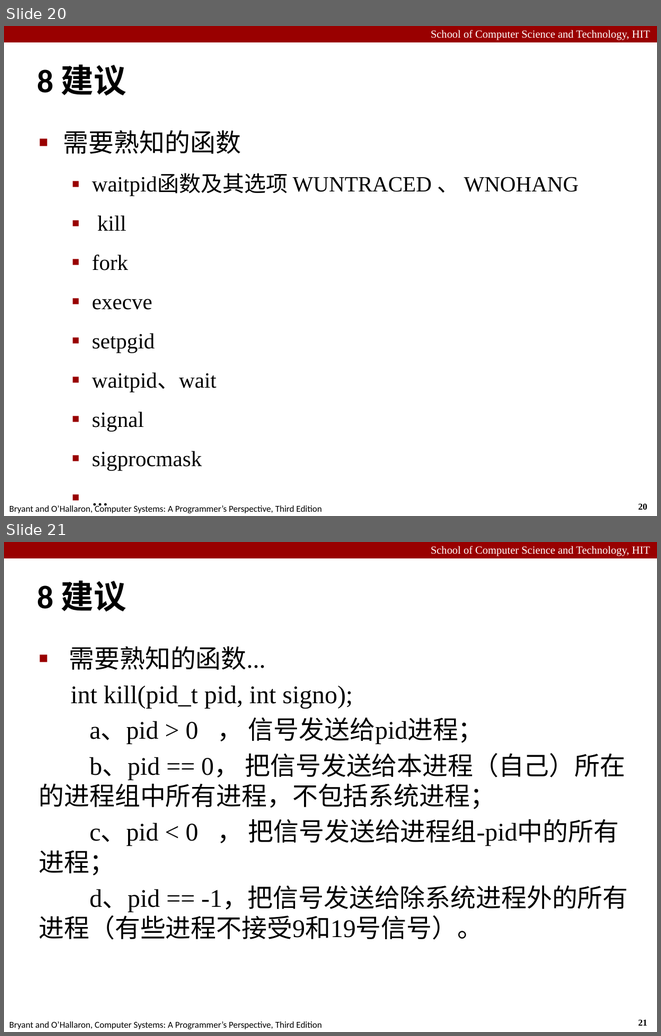
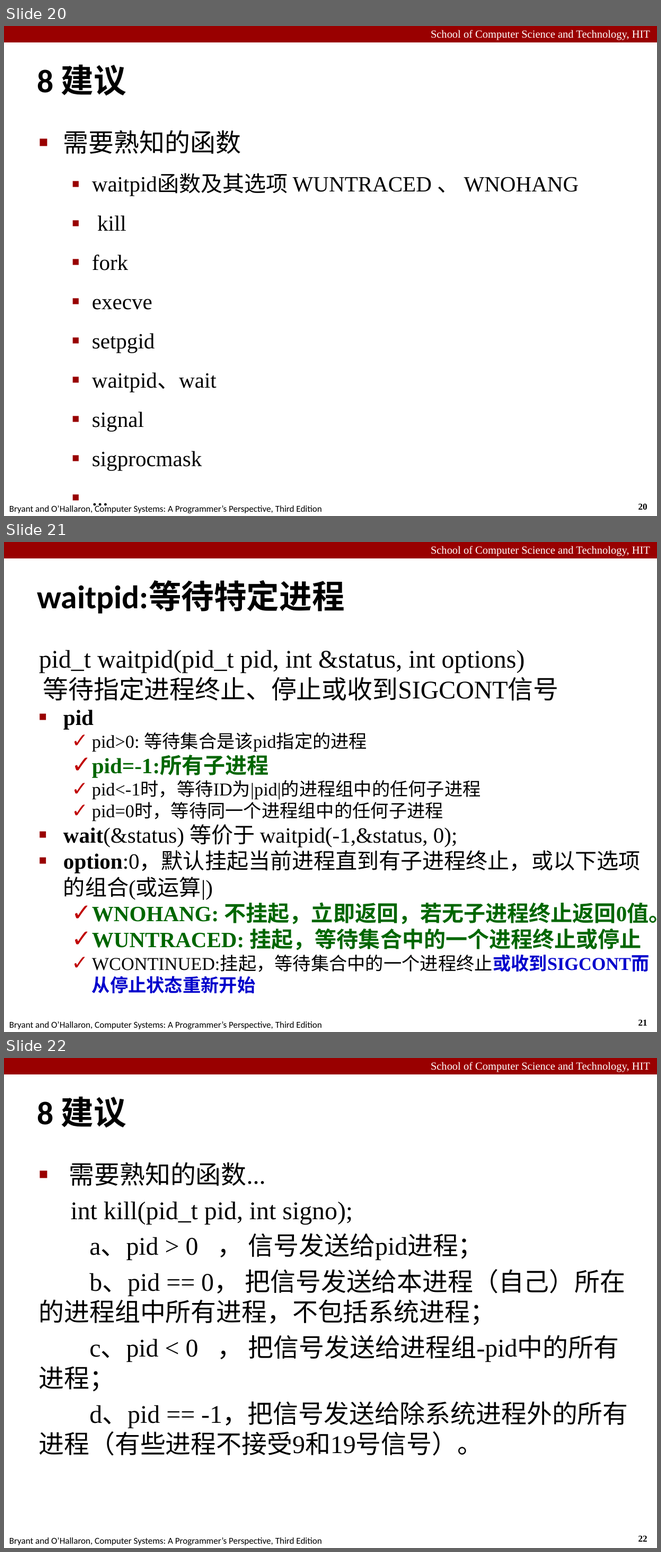
Before and after one commit to cuttingedge191/HITCS-ICS_CSAPP, a slide deck: HIT_Labs/Lab7/Lab7-2021.pptx. Shown one above the other, each under a label of ours: slides 20 and 21 before the commit, slides 20, 21 and 22 after it. The pictures are 661x1036 and 661x1552 pixels, drawn with LibreOffice and Linux fonts; fonts in the diff are those of the drawing. Boxes give left, top, right and bottom in pixels: in the first picture for what was removed or moved away, otherwise in the second. Text is boxed around its words. In the diff, an @@ line names an element or a change of style, - is before the commit and + after.

```diff
--- a/HIT_Labs/Lab7/Lab7-2021.pptx
+++ b/HIT_Labs/Lab7/Lab7-2021.pptx
@@ slide 21 added at [4,542,657,1032], background #FFFFFF; not listed: 4 template elements that a slide beside it also shows @@
@@ title added at [37,581,345,614], 36 pt, text #000000, bold @@
+waitpid:等待特定进程
@@ text added at [39,650,657,972], 24 pt, text #000000 @@
+pid_t waitpid(pid_t pid, int &status, int options)
+等待指定进程终止、停止或收到SIGCONT信号
+■ pid
+  ✓ pid>0: 等待集合是该pid指定的进程
+  ✓ pid=-1:所有子进程
+  ✓ pid<-1时，等待ID为|pid|的进程组中的任何子进程
+  ✓ pid=0时，等待同一个进程组中的任何子进程
+■ wait(&status) 等价于 waitpid(-1,&status, 0);
+■ option:0，默认挂起当前进程直到有子进程终止，或以下选项的组合(或运算|)
+  ✓ WNOHANG: 不挂起，立即返回，若无子进程终止返回0值。
+  ✓ WUNTRACED: 挂起，等待集合中的一个进程终止或停止
+  ✓ WCONTINUED:挂起，等待集合中的一个进程终止或收到SIGCONT而从停止状态重新开始
@@ what was slide 21 is now slide 22 @@
@@ page number at [638,1535,647,1541]: text changed @@
-21
+22
```
Also in this commit, not shown: 9 slides changed, 43 other files.
